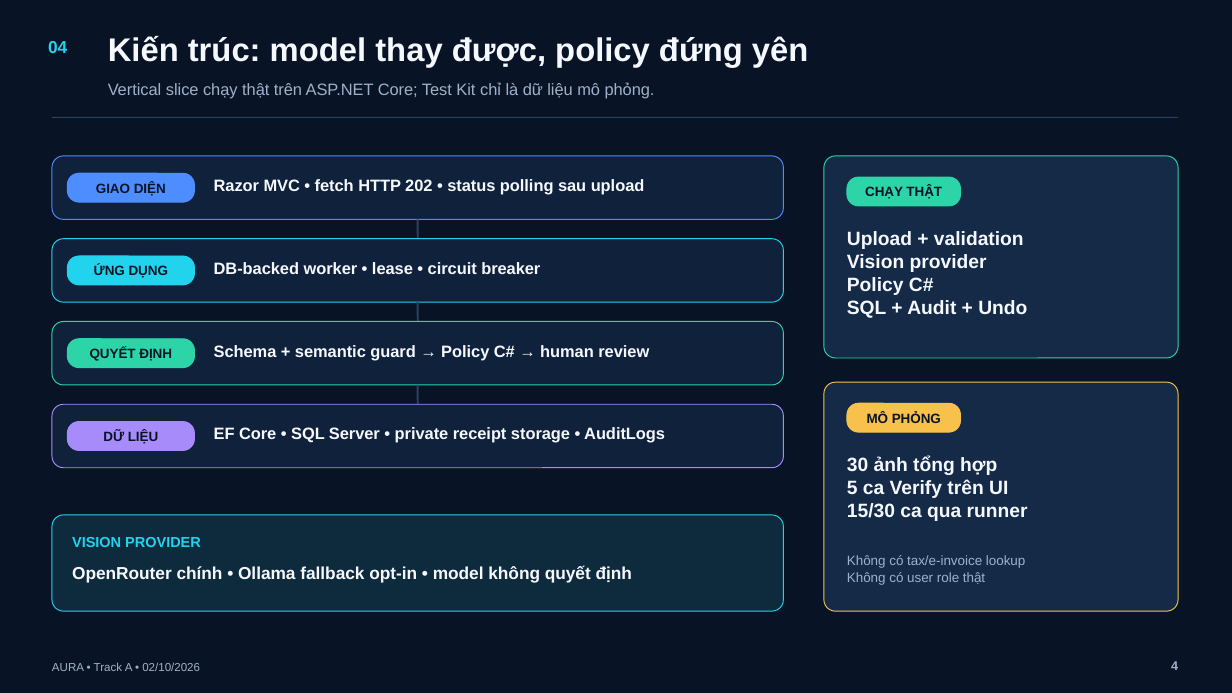
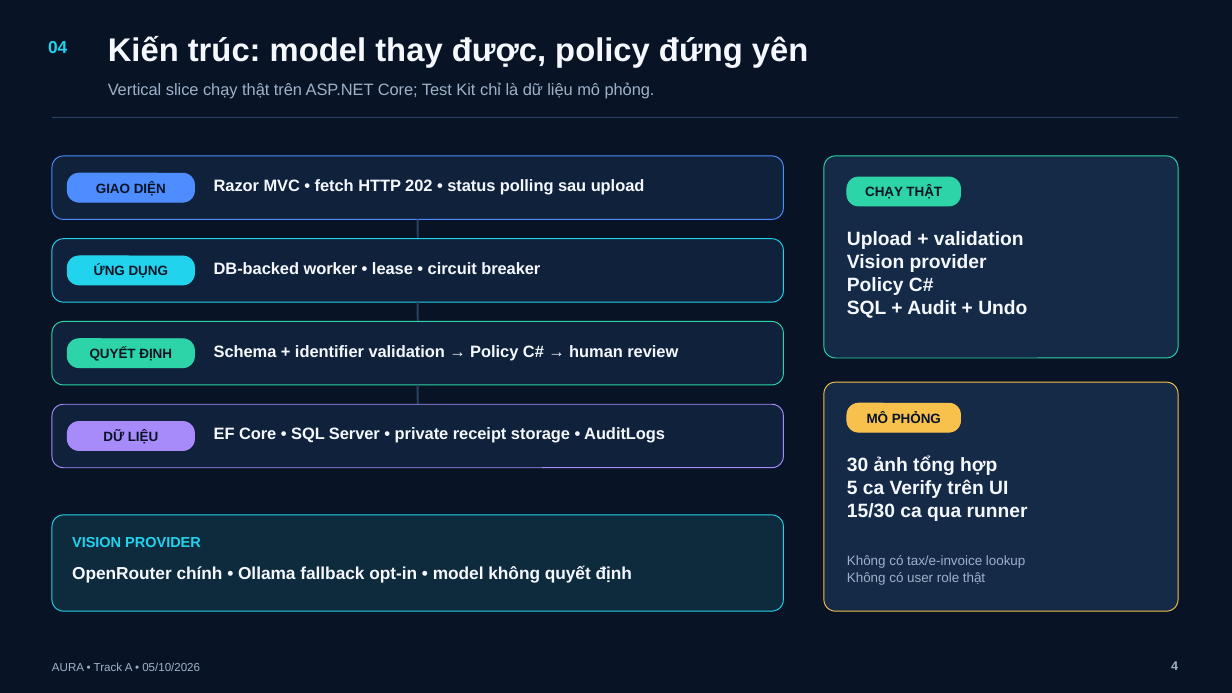
Before and after one commit to BondPhuPhamzZ/AURA, a slide deck: slide 4 of AURA/submission/AURA_5_SLIDES.pptx. Drawn at 1232x693 pixels with LibreOffice and Linux fonts; fonts in the diff are those of the drawing. Boxes give left, top, right and bottom in pixels: in the first picture for what was removed or moved away, otherwise in the second. Text is boxed around its words. In the diff, an @@ line names an element or a change of style, - is before the commit and + after.

```diff
--- a/AURA/submission/AURA_5_SLIDES.pptx
+++ b/AURA/submission/AURA_5_SLIDES.pptx
@@ text at bbox=[214, 345, 678, 360]: text changed @@
-Schema + semantic guard → Policy C# → human review
+Schema + identifier validation → Policy C# → human review
@@ text at bbox=[52, 662, 200, 671]: text changed @@
-AURA • Track A • 02/10/2026
+AURA • Track A • 05/10/2026
```
Also in this commit, not shown: 4 other slides changed, 17 other files.
